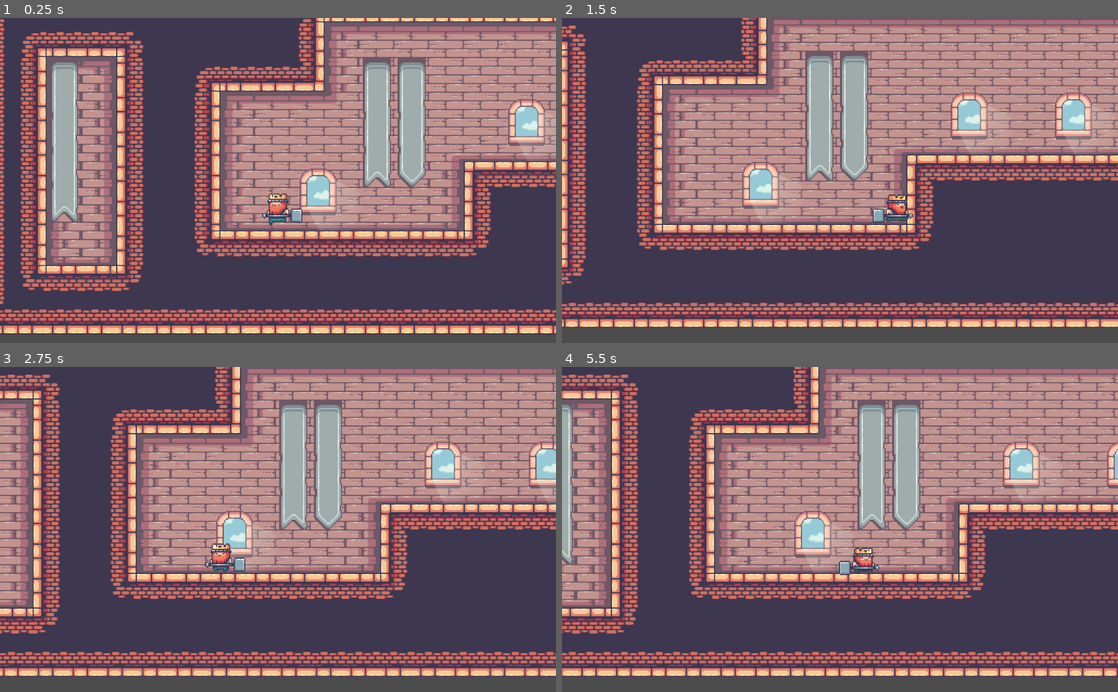
Above: before the commit, frames 1-4 (two rows, left to right).
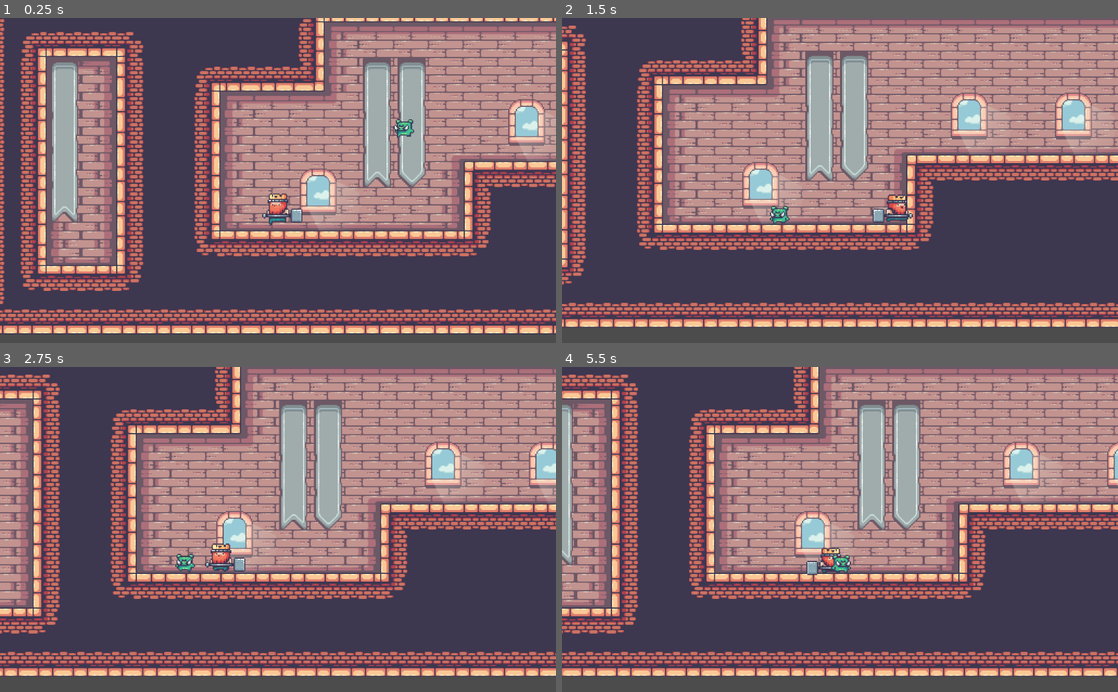
Above: after the commit, the same moments.

Repository: willyjinx96/Juego_281
Game: Godot game, scene res://Terreno/Main_level.tscn
Two runs of this game, one before a commit and one after it. Both use one fixed random seed, a clock stepped at 60 frames per second and the inputs below. The project has no main scene, so this scene is started directly.
Inputs:
- Up to frame 1 (0.25 s): no input
- Up to frame 2 (1.5 s): hold Right (ui_right) from 0.53 s (still down); tap Up (ui_up) at 0.77 s
- Up to frame 3 (2.75 s): tap Up (ui_up) at 1.52 s; release Right (ui_right) at 2.03 s; hold Left (ui_left) from 2.03 s (still down)
- Up to frame 4 (5.5 s): release Left (ui_left) at 2.78 s; hold Right (ui_right) 2.78-4.28 s; tap Up (ui_up) at 3.02, 3.77, 4.52 s; hold Left (ui_left) 4.28-5.03 s; hold Right (ui_right) from 5.03 s (still down)

The runs differ from the first frame. In frame 1, 0.2% of the frame differs, in the area x 70-75%, y 31-37%; in frame 2, 0.2%; in frame 3, 0.2%; in frame 4, 0.7%, in the area x 43-58%, y 55-65%.

Commit message:
el cerdito ahora puede caminar

Diff:
--- a/Enemigos/cerdo/CerdoEnemigo.gd
+++ b/Enemigos/cerdo/CerdoEnemigo.gd
@@ -2,16 +2,54 @@
 
 var accionSwIzquierda=true
 var esEnemigoDetectado=false
+var gravedad=200
+var velocidad_movimiento=50
+var moverX=Vector2(-1,0)
+
+enum {CAMINAR,ATACAR,PARADO}
+var estado
+var animacion_Actual
+var nueva_animacion
+
+func cambiarTransicion_a(nuevo_estado):
+	estado=nuevo_estado
+	match estado:
+		PARADO:
+			nueva_animacion="parado"
+		CAMINAR:
+			nueva_animacion="caminar"
+		ATACAR:
+			nueva_animacion="atacar"
 
 # Called when the node enters the scene tree for the first time.
 func _ready():
-	pass # Replace with function body.
+	cambiarTransicion_a(CAMINAR)
+
 
 func _physics_process(delta):
-	pass
+	#procesos constantes  -----------------------
+	if animacion_Actual!=nueva_animacion:
+		animacion_Actual=nueva_animacion
+		$AnimatedSprite.play(animacion_Actual)
+	var posicion=Vector2()
+	posicion+=Vector2(0,1)
+	posicion.y=posicion.y*gravedad
+	#--------------------------------------------
+	#----------procesos cambiantes---------------
 
 
-func maquinaDeEstado():
-	if accionSwIzquierda && !esEnemigoDetectado:
-		$AnimatedSprite.flip_h=accionSwIzquierda
-		$AnimatedSprite.play("caminar")
+	if $detectarFrente.get_collider()!=null:
+		print($detectarFrente.get_collider().get("name"))
+		if $detectarFrente.get_collider().get("name")=="castillo":
+			moverX*=-1
+			if moverX.x>0:
+				$detectarFrente.rotation_degrees=270
+				$AnimatedSprite.flip_h=true
+			elif moverX.x<0:
+				$detectarFrente.rotation_degrees=90
+				$AnimatedSprite.flip_h=false
+
+	posicion+=moverX
+
+	posicion.x=posicion.x*velocidad_movimiento
+	move_and_slide(posicion,Vector2(0,-1))
--- a/Enemigos/cerdo/CerdoEnemigo.tscn
+++ b/Enemigos/cerdo/CerdoEnemigo.tscn
@@ -111,18 +111,27 @@
 "speed": 6.0
 } ]
 
-[sub_resource type="CircleShape2D" id=18]
-radius = 5.70626
+[sub_resource type="CapsuleShape2D" id=25]
+radius = 5.41147
+height = 5.42278
 
 [node name="CerdoEnemigo" type="KinematicBody2D"]
 script = ExtResource( 3 )
 
 [node name="AnimatedSprite" type="AnimatedSprite" parent="."]
 frames = SubResource( 17 )
-animation = "caminar"
+animation = "atacar"
 frame = 2
 playing = true
 
 [node name="CollisionShape2D" type="CollisionShape2D" parent="."]
-position = Vector2( 2.99031, 7.54697 )
-shape = SubResource( 18 )
+position = Vector2( 2.63636, 5.54124 )
+shape = SubResource( 25 )
+
+[node name="detectarFrente" type="RayCast2D" parent="."]
+position = Vector2( 2.66585, 5.19139 )
+rotation = 1.5708
+scale = Vector2( 1, 0.3 )
+enabled = true
+
+[node name="caminar" type="Timer" parent="."]
--- a/Terreno/Main_level.tscn
+++ b/Terreno/Main_level.tscn
@@ -1,10 +1,11 @@
-[gd_scene load_steps=13 format=2]
+[gd_scene load_steps=14 format=2]
 
 [ext_resource path="res://Recursos/Terreno.tres" type="TileSet" id=1]
 [ext_resource path="res://Recursos/decoracion.tres" type="TileSet" id=2]
 [ext_resource path="res://Jugador/rey.tscn" type="PackedScene" id=3]
 [ext_resource path="res://Recursos/repisas.tres" type="TileSet" id=4]
 [ext_resource path="res://Assets/Sprites/15-Queen/crying_queen.png" type="Texture" id=5]
+[ext_resource path="res://Enemigos/cerdo/CerdoEnemigo.tscn" type="PackedScene" id=6]
 
 [sub_resource type="AtlasTexture" id=1]
 atlas = ExtResource( 5 )
@@ -64,5 +65,8 @@
 [node name="queen" type="AnimatedSprite" parent="."]
 position = Vector2( 929.453, 79.2353 )
 frames = SubResource( 7 )
-frame = 3
+frame = 2
 playing = true
+
+[node name="CerdoEnemigo" parent="." instance=ExtResource( 6 )]
+position = Vector2( 211.083, 427.361 )
